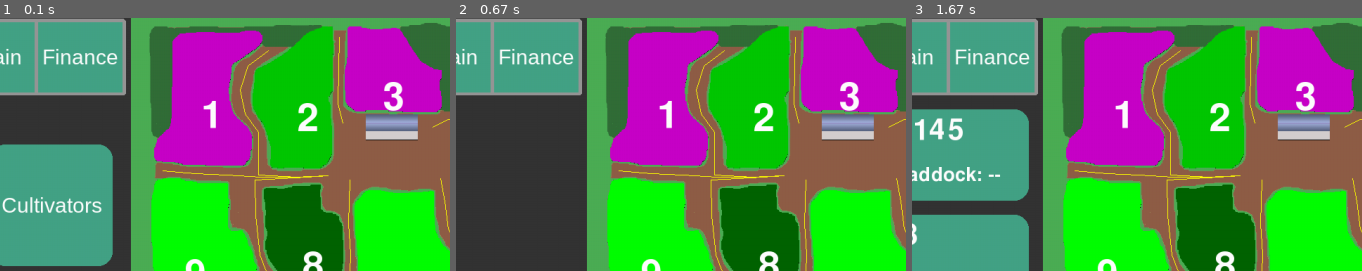
Above: before the commit, frames 1-3 (left to right).
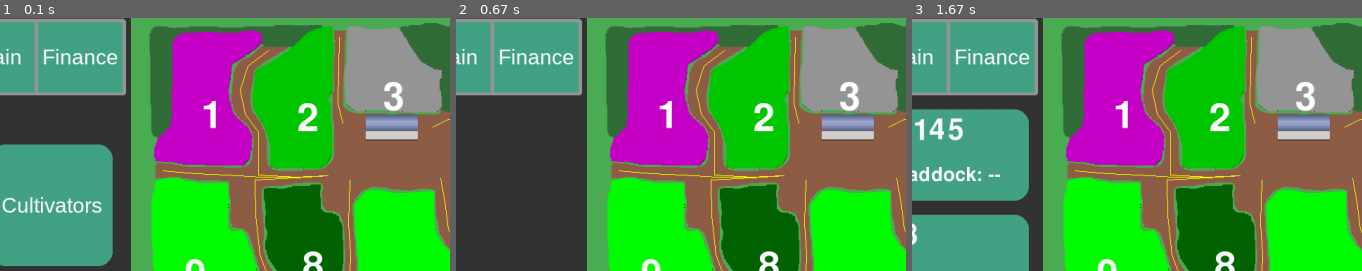
Above: after the commit, the same moments.

Repository: CaptainDeathead/Farm-CEO-ng
Game: pygame game, started from game/main.py
The game is run twice, just before and just after one commit, with the same random seed, the same clock (stepped at 60 frames per second) and the same inputs.
Inputs (mouse positions are % of the whole screen's width and height, from its top left):
- Up to frame 1 (0.1 s): no input
- Up to frame 2 (0.67 s): press the mouse at (40, 64) at 0.37 s; move the mouse to (43, 43) at 0.47 s; release the mouse at (46, 23) at 0.6 s
- Up to frame 3 (1.67 s): click (42, 46) at 0.72 s; press the mouse at (24, 8) at 1.03 s; move the mouse to (45, 22) at 1.13 s; release the mouse at (66, 36) at 1.27 s; click (15, 8) at 1.38 s
The pictures show only the part of the screen within x 34-84%, y 0-50%; the shares and areas given below are measured in that part.

The runs differ from the first frame. In frame 1, 5.8% of the frame differs, in the area x 76-99%, y 3-38%; in frame 2, 5.8%; in frame 3, 5.8%.

Commit message:
Paddock state saving and saving when minimising/closing the game

Diff:
--- a/game/crash_handler.py
+++ b/game/crash_handler.py
@@ -47,3 +47,4 @@
                     return
 
             clock.tick(30)
+            pg.display.flip()
--- a/game/data.py
+++ b/game/data.py
@@ -90,7 +90,7 @@
 
 # ---------- CONFIG ----------
 BUILD: bool = False
-TARGET_FPS: int = 1200
+TARGET_FPS: int = 120
 SUPPORTED_PLATFORMS: Tuple[str] = ("android_x86_64", "android_v7a", "arm64-v8a", "Linux", "Windows")
 PLATFORM: str = "arm64-v8a"
 BUILD_TYPE: str = "Devlopment"
--- a/game/events.py
+++ b/game/events.py
@@ -1,6 +1,7 @@
 import pygame as pg
 import logging
 
+from save_manager import SaveManager
 from data import *
 from typing import Tuple, List
 
@@ -55,8 +56,16 @@
 
         for event in events:
             if event.type == pg.QUIT:
+                logging.info("Farm CEO is closing (pg.QUIT event recieved)...")
+                SaveManager().save_game()
+
                 pg.quit()
                 exit()
+
+            elif event.type == pg.ACTIVEEVENT:
+                if event.state == 2 and event.gain == 0: # Lost focus
+                    logging.info("Farm CEO is no longer in focus (pg.ACTIVEEVENT event recieved)...")
+                    SaveManager().save_game()
 
             elif event.type == pg.MOUSEBUTTONDOWN:
                 if event.button == 1:
--- a/game/farmceo_savegame.json
+++ b/game/farmceo_savegame.json
@@ -1 +1 @@
-{"map_name": "Green Spring", "money": 164500.0, "xp": 100.0, …(2565 unchanged characters)… [527, 129], "gate": [451, 43], "state": 0, "hectares": 40, "owned_by": "npc"}, "4 …(1155 unchanged characters)…
+{"map_name": "Green Spring", "money": 164500.0, "xp": 100.0, …(2565 unchanged characters)… [527, 129], "gate": [451, 43], "state": 1, "hectares": 40, "owned_by": "npc"}, "4 …(1155 unchanged characters)…
--- a/game/machinary.py
+++ b/game/machinary.py
@@ -103,9 +103,8 @@
 
                     if self.stage - 1 == JOB_TYPES["working"]:
                         # was just working, sort out paddock now
-                        self.destination.destination.state = self.tool.get_output_state()
                         self.destination.destination.reset_paint()
-                        self.destination.destination.load_state()
+                        self.destination.destination.set_state(self.tool.get_output_state())
 
                 if self.stage == JOB_TYPES["travelling_from"]:
                     # Go to shed
--- a/game/paddock.py
+++ b/game/paddock.py
@@ -27,6 +27,8 @@
 
         self.boundary: List[Tuple] = attrs.get("boundary", [])
         self.is_painting: bool = False
+
+        self.state_changed = False
 
     def init_collision(self) -> None:
         self.surface, self.rect = self.create_surface()
@@ -92,6 +94,11 @@
     def load_state(self) -> None:
         self.fill(STATE_COLORS[self.state])
 
+    def set_state(self, state: int) -> None:
+        self.state = state
+        self.load_state()
+        self.state_changed = True
+
     def reset_paint(self) -> None:
         # Note: this only changes the variable is_painting! to reset the paint on the surface you need to fill this paddock after calling this func
         self.is_painting = False
--- a/game/paddock_manager.py
+++ b/game/paddock_manager.py
@@ -160,6 +160,13 @@
         self.location_callback = None
 
     def update(self, mouse_just_released: bool) -> None:
+        for paddock in self.paddocks:
+            if paddock.state_changed:
+                logging.info(f"Paddock {paddock.num} state change detected, updating save_manager dict...")
+                paddock.state_changed = False
+                SaveManager().set_paddocks(self.paddocks)
+                break
+
         if mouse_just_released and self.location_callback is not None:
             paddock_clicked = self.check_paddock_clicks()
 
Not shown, changed: game/bin/farmceo-0.1-arm64-v8a-debug.apk
